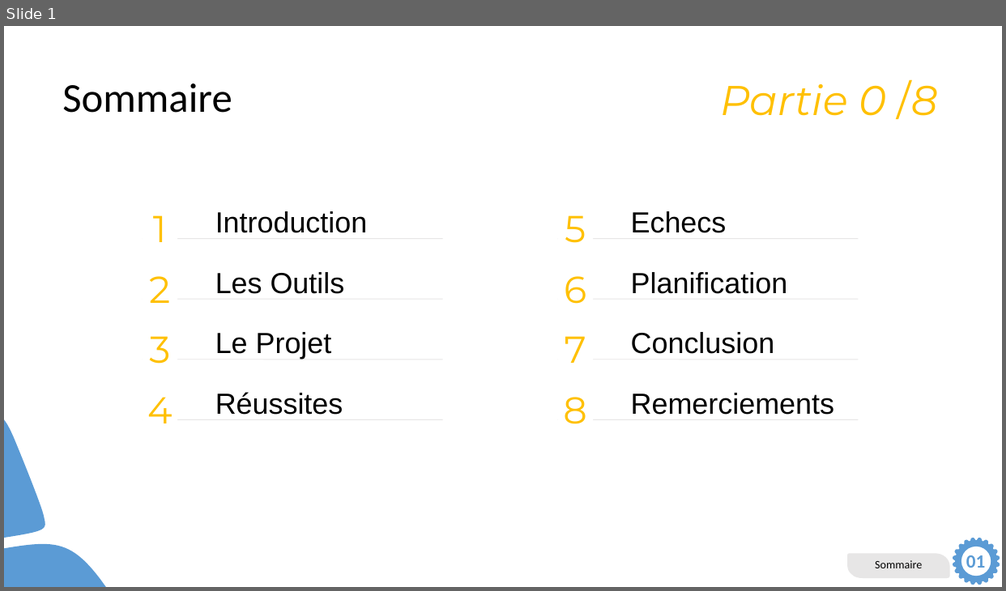
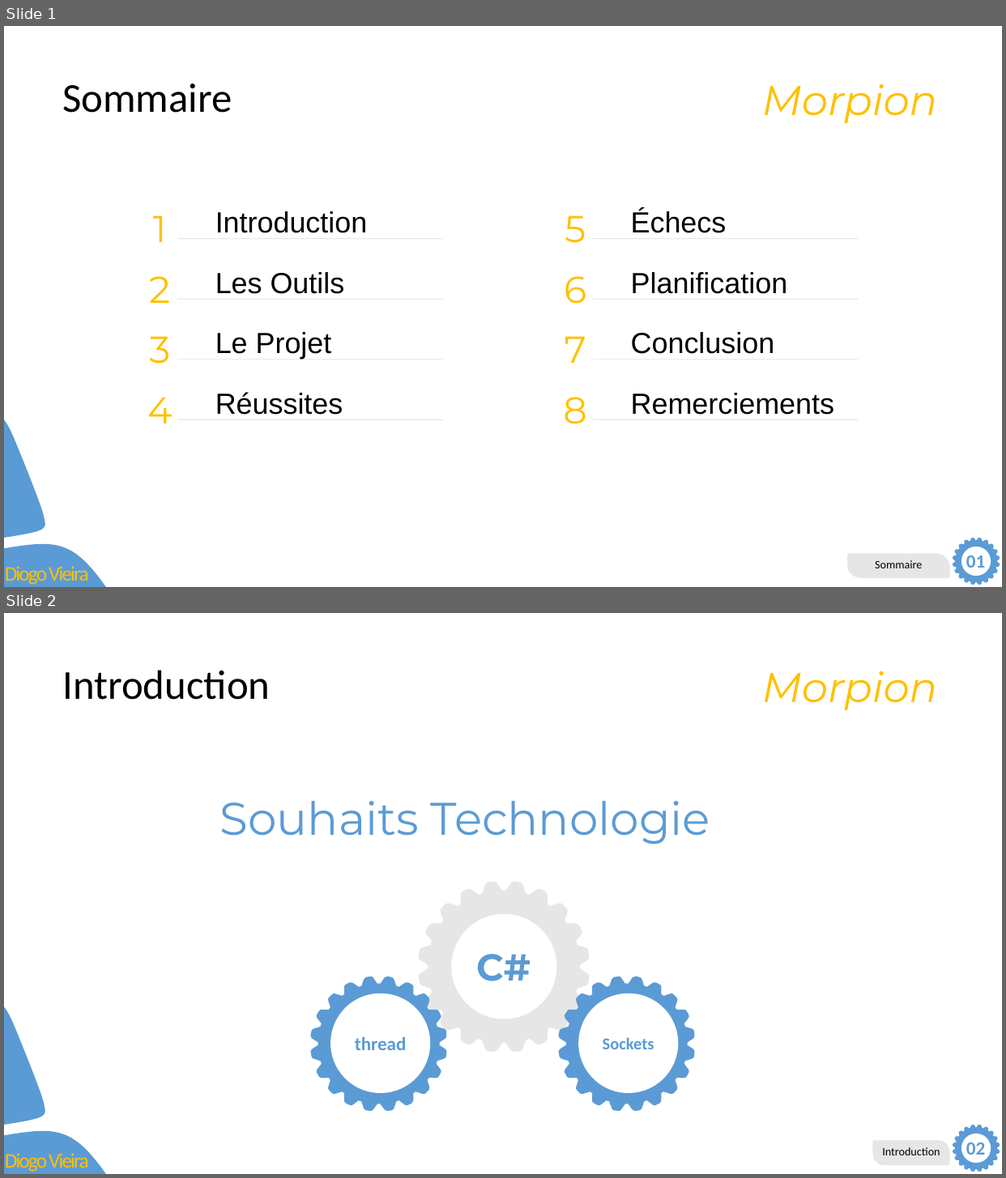
Before and after one commit to DiogoVieiraFerreira/Morpion_Pre-TPI, a slide deck: Dev/Présentation.pptm. Shown one above the other, each under a label of ours: slide 1 before the commit, slides 1 and 2 after it. The pictures are 1006x591 and 1006x1178 pixels, drawn with LibreOffice and Linux fonts; fonts in the diff are those of the drawing. Boxes give left, top, right and bottom in pixels: in the first picture for what was removed or moved away, otherwise in the second. Text is boxed around its words. In the diff, an @@ line names an element or a change of style, - is before the commit and + after.

```diff
--- a/Dev/Présentation.pptm
+++ b/Dev/Présentation.pptm
@@ slide 2 added at box(4, 613, 1002, 1174), background #FFFFFF; not listed: 5 template elements that a slide beside it also shows @@
@@ title added at box(62, 670, 270, 700), 39.6 pt, text #000000 @@
+Introduction
@@ text added at box(762, 671, 938, 710), 40 pt, text #FFC000, italic @@
+Morpion
@@ text added at box(220, 801, 710, 844), 44 pt, text #5B9BD5 @@
+Souhaits Technologie
@@ freeform shape added at box(419, 881, 590, 1052), fill #E7E6E6 @@
@@ ellipse added at box(440, 902, 569, 1032), fill #E7E6E6 @@
@@ ellipse added at box(454, 918, 553, 1016), fill #FFFFFF, outline #FFFFFF 6 pt @@
@@ freeform shape added at box(310, 977, 446, 1112), fill #5B9BD5 @@
@@ text added at box(476, 954, 530, 982), 36 pt, text #5B9BD5, bold @@
+C#
@@ freeform shape added at box(559, 977, 695, 1112), fill #5B9BD5 @@
@@ ellipse added at box(330, 994, 430, 1093), fill #FFFFFF, 18 pt, text #5B9BD5, bold @@
+thread
@@ ellipse added at box(579, 994, 679, 1093), fill #FFFFFF, 16 pt, text #5B9BD5, bold @@
+Sockets
@@ freeform shape added at box(873, 1141, 950, 1165), fill #E7E6E6, 11 pt, text #000000 @@
+Introduction
@@ text added at box(966, 1143, 985, 1161), 18 pt, text #5B9BD5, bold @@
+02
@@ slide 1 changed as well @@
@@ text at box(762, 84, 938, 123): text changed @@
-Partie 0 /8
+Morpion
@@ text at box(631, 210, 727, 233): text changed @@
-Echecs
+Échecs
@@ text added at box(5, 565, 89, 585), 19.8 pt, text #FFC000 @@
+Diogo Vieira
```
Also in this commit, not shown: 4 other slides changed, 1 other slide added, 1 slide removed.
